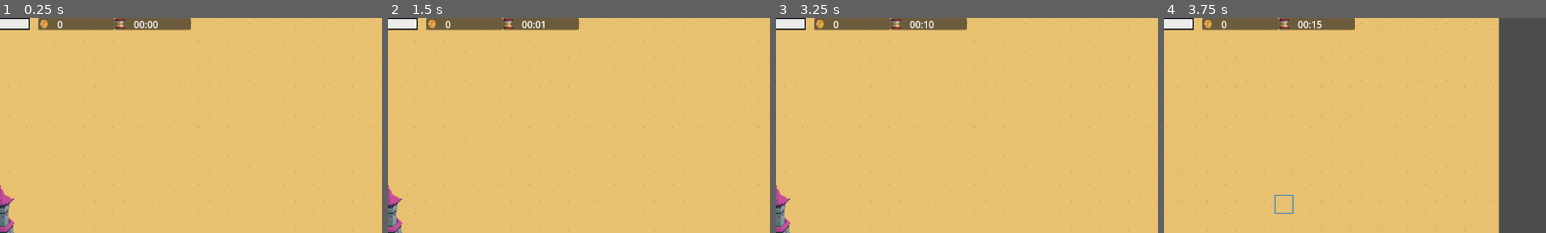
Above: before the commit, frames 1-4 (left to right).
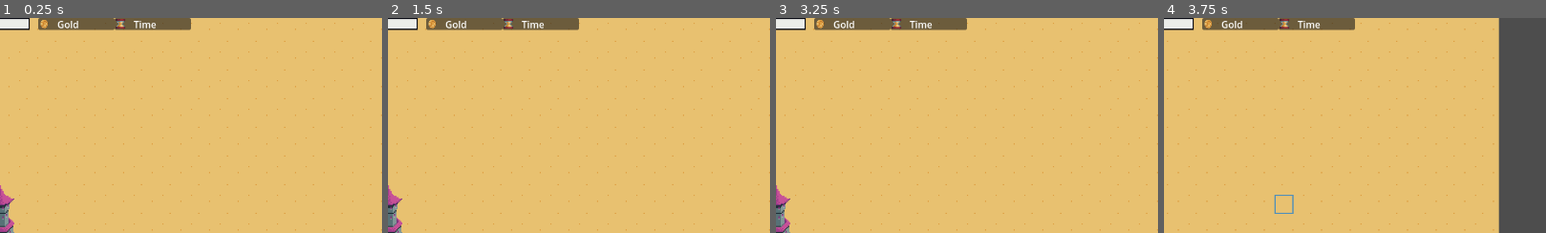
Above: after the commit, the same moments.

Repository: GeorgeColeman/tower-survivors
Game: Godot game, scene res://scenes/game.tscn
Two runs of this game, one before a commit and one after it. Both use one fixed random seed, a clock stepped at 60 frames per second and the inputs below. Sound files missing from this copy of the repository are replaced by a short silence.
Inputs (mouse positions are % of the whole screen's width and height, from its top left):
- Up to frame 1 (0.25 s): no input
- Up to frame 2 (1.5 s): click "x1" at 0.5 s; click "x2" at 1.25 s
- Up to frame 3 (3.25 s): click "x5" at 2 s; click "x10" at 2.75 s
- Up to frame 4 (3.75 s): tap Enter at 3.5 s; move the mouse to (72, 45) at 3.52 s; hold D (right) from 3.53 s (still down); hold Ctrl from 3.53 s (still down); click (72, 45) at 3.67 s
The pictures show only the part of the screen within x 50-100%, y 0-50%; the shares and areas given below are measured in that part.

The runs differ from the first frame. In frame 1, 0.3% of the frame differs, in the area x 15-42%, y 1-5%; in frame 2, 0.3%; in frame 3, 0.3%; in frame 4, 0.3%.
Error after the commit: Invalid assignment of property or key 'text' with value of type 'String' on a base object of type 'Nil'. (res://scripts/control/control_in_game.gd:93)

Commit message:
GUI Improvements

Diff:
--- a/scripts/autoloads/game_utilities.gd
+++ b/scripts/autoloads/game_utilities.gd
@@ -19,20 +19,12 @@
 
 
 func try_enter_build_mode(option: BuildingOption):
-	var check_gold = func() -> bool:
-		var has_enough_gold = _game.player.current_gold >= option.gold_cost
-
-		if !has_enough_gold:
-			print_debug("Not enough gold")
-
-		return has_enough_gold
-
-	if !check_gold.call():
+	if !_game.player.can_afford_building_option(option):
 		return
 
 	option.on_build_confirmed = func(cell: Cell):
-		if !check_gold.call():
-			return
+		if !_game.player.can_afford_building_option(option):
+				return
 
 		# Check cell for existing buildings
 		if _game.entities.get_is_cell_occupied(cell):
@@ -52,7 +44,7 @@
 		if params.spawned_entity is Tower:
 			params.spawned_entity.set_rank(option.rank)
 
-		_game.player.add_gold(-option.gold_cost)
+		_game.player.spend_resources_for_building(option)
 
 	control_mode_build_requested.emit(option)
 
--- a/scripts/control/control_in_game.gd
+++ b/scripts/control/control_in_game.gd
@@ -4,8 +4,9 @@
 @export var entity_info_panel: EntityInfoPanel
 @export var experience_bar: TextureProgressBar
 
-@onready var gold_text: Label = %GoldText
-@onready var time_text: Label = %TimeText
+@export var gold_label: Label
+@export var time_label: Label
+@export var cores_label: Label
 
 @onready var check_box_game_speed_01: CheckBox = %CheckBoxGameSpeed01
 @onready var check_box_game_speed_02: CheckBox = %CheckBoxGameSpeed02
@@ -39,7 +40,7 @@
 	var minutes = (_game.time / 60) as int % 60
 	#var hours = (_game.time as int / 60) / 60
 
-	time_text.text = "%02d:%02d" % [minutes, seconds]
+	time_label.text = "%02d:%02d" % [minutes, seconds]
 
 	#time_text.text = "%.0f" % _game.time
 
@@ -57,12 +58,18 @@
 			_update_gold_text(current_gold)
 	)
 
+	game.player.cores_changed.connect(
+		func(cores: int):
+			_update_cores_text(cores)
+	)
+
 	game.player.experience_component.experience_added.connect(
 		func():
 			_update_experience_bar()
 	)
 
 	_update_gold_text(game.player.current_gold)
+	_update_cores_text(game.player.cores)
 	_update_experience_bar()
 
 
@@ -83,7 +90,11 @@
 
 
 func _update_gold_text(current_gold: int):
-	gold_text.text = str(current_gold)
+	gold_label.text = str(current_gold)
+
+
+func _update_cores_text(cores: int):
+	cores_label.text = str(cores)
 
 
 func _set_game_speed(speed: float):
--- a/scripts/data/passive_perk_data_resolver.gd
+++ b/scripts/data/passive_perk_data_resolver.gd
@@ -43,6 +43,10 @@
 				"multi_shot_chance":
 					_resolve_multi_shot_chance(rank, element[key])
 
+		# Remove the leading new line from rank description
+		if rank.description.length() > 1:
+			rank.description = rank.description.substr(1, rank.description.length())
+
 		ranks.append(rank)
 
 	return ranks
@@ -54,7 +58,8 @@
 
 		return
 
-	rank.description += "\nIncreases the multi shot number of all towers by %s" % variant
+	#rank.description += "\nIncreases the multi shot number of all towers by %s" % variant
+	rank.description += "\nAll towers +%s multi shot" % variant
 
 	rank.apply_to_tower_callbacks.append(
 		func(tower: Tower):
@@ -68,7 +73,8 @@
 
 		return
 
-	rank.description += "\nIncreases the multi shot chance of all towers by %s%%" % (variant * 100)
+	#rank.description += "\nIncreases the multi shot chance of all towers by %s%%" % (variant * 100)
+	rank.description += "\nAll towers +%s%% multi shot chance" % (variant * 100)
 
 	rank.apply_to_tower_callbacks.append(
 		func(tower: Tower):
--- a/scripts/factories/perk_factory.gd
+++ b/scripts/factories/perk_factory.gd
@@ -92,6 +92,21 @@
 	return option
 
 
+static func rank_up_specific_tower(tower: Tower) -> UpgradeOption:
+	var option = UpgradeOption.new(
+		tower.tower_name,
+		"Rank %s" % (tower._rank + 1),
+		"Rank Up Tower",
+		"TODO: tower rank up description",
+		func():
+			tower.add_rank(1)
+	)
+
+	option.texture = tower.main_sprite_2d.texture
+
+	return option
+
+
 static func new_tower(tower: Tower, apply_callback: Callable) -> UpgradeOption:
 	var option = UpgradeOption.new(
 			tower.tower_name,
--- a/scripts/game_rules.gd
+++ b/scripts/game_rules.gd
@@ -3,3 +3,6 @@
 const UPGRADE_EXISTING: bool = true
 const TOWER_PERKS: bool = true
 const WEAPON_PERKS: bool = false
+
+const GOLD_TO_BUILD: bool = false
+const CORES_TO_BUILD: bool = true
--- a/scripts/nodes/game_manager.gd
+++ b/scripts/nodes/game_manager.gd
@@ -2,6 +2,8 @@
 extends Node
 
 @export var starting_gold: int = 50
+@export var starting_cores: int = 1
+
 @export var starting_main_tower: PackedScene
 @export var starting_buildings: Array[PackedScene] = []
 @export var auto_start_game: bool = true
@@ -56,7 +58,7 @@
 	game = Game.new(map, mob_spawner, game_data)
 	GameUtilities.set_game(game)
 
-	game.set_player(Player.new(starting_gold))
+	game.set_player(_create_player())
 
 	camera_2d_controller.position = map.center * GameConstants.PIXEL_SCALE
 	camera_2d_controller.set_limits(
@@ -93,6 +95,10 @@
 	)
 
 
+func _create_player() -> Player:
+	return Player.new(starting_gold, starting_cores)
+
+
 func _generate_map(width: int, height: int) -> Map:
 	var map_generator = MapGenerator.new()
 	var map = map_generator.generate_map(width, height)
--- a/scripts/runtime/player.gd
+++ b/scripts/runtime/player.gd
@@ -2,15 +2,19 @@
 extends RefCounted
 
 signal gold_changed(current_gold: int)
+signal cores_changed(cores: int)
 signal levelled_up()
 
 var current_gold: int
+var cores: int
 var experience_component: ExperienceComponent
 var upgrades: Upgrades
 
 
-func _init(starting_gold: int):
+func _init(starting_gold: int, starting_cores: int):
 	current_gold = starting_gold
+	cores = starting_cores
+
 	experience_component = ExperienceComponent.new()
 	upgrades = Upgrades.new()
 
@@ -24,7 +28,42 @@
 
 func add_gold(amount: int):
 	current_gold += amount
+
 	gold_changed.emit(current_gold)
+
+
+func add_cores(amount: int):
+	cores += amount
+
+	cores_changed.emit(cores)
+
+
+func can_afford_building_option(building_option: BuildingOption) -> bool:
+	if GameRules.GOLD_TO_BUILD:
+		var has_gold = current_gold >= building_option.gold_cost
+
+		if !has_gold:
+			print_debug("Not enough gold")
+
+			return false
+
+	if GameRules.CORES_TO_BUILD:
+		var has_cores = cores >= 1		# TEMP: magic number
+
+		if !has_cores:
+			print_debug("Not enough cores")
+
+			return false
+
+	return true
+
+
+func spend_resources_for_building(building_option: BuildingOption):
+	if GameRules.GOLD_TO_BUILD:
+		add_gold(-building_option.gold_cost)
+
+	if GameRules.CORES_TO_BUILD:
+		add_cores(-1)		# TEMP: magic number
 
 
 func _on_mob_killed(mob: Mob):
--- a/scripts/upgrade_options_generator.gd
+++ b/scripts/upgrade_options_generator.gd
@@ -22,29 +22,7 @@
 
 
 	if GameRules.TOWER_PERKS:
-		for tower in game.game_data.towers:
-			var unpacked_tower = tower.instantiate() as Tower
-
-			# Initialise weapons so we can get weapon info for the description
-			unpacked_tower.init_weapons()
-
-			# Check if the building option already exists
-			var existing_option: BuildingOption = game.building_options.get_building_option(tower)
-
-
-			if existing_option:
-				options.append(PerkFactory.rank_up_tower(unpacked_tower, existing_option))
-
-				continue
-
-			if !unpacked_tower.is_possible_new_tower_upgrade_perk:
-				continue
-
-			options.append(PerkFactory.new_tower(
-				unpacked_tower,
-				func():
-					game.building_options.add_building_option_packed(tower)
-			))
+		options.append_array(_get_tower_options(game))
 
 	return UpgradeOptions.new(
 		Utilities.get_random_unique_elements(
@@ -52,6 +30,38 @@
 			amount
 		)
 	)
+
+
+func _get_tower_options(game: Game) -> Array[UpgradeOption]:
+	var options: Array[UpgradeOption] = []
+
+	# Add main tower rank up option
+	options.append(PerkFactory.rank_up_specific_tower(game.tower))
+
+	for tower in game.game_data.towers:
+		var unpacked_tower = tower.instantiate() as Tower
+
+		# Initialise weapons so we can get weapon info for the description
+		unpacked_tower.init_weapons()
+
+		# Check if the building option already exists
+		var existing_option: BuildingOption = game.building_options.get_building_option(tower)
+
+		if existing_option:
+			options.append(PerkFactory.rank_up_tower(unpacked_tower, existing_option))
+
+			continue
+
+		if !unpacked_tower.is_possible_new_tower_upgrade_perk:
+			continue
+
+		options.append(PerkFactory.new_tower(
+			unpacked_tower,
+			func():
+				game.building_options.add_building_option_packed(tower)
+		))
+
+	return options
 
 
 func _get_passive_options(game: Game) -> Array[UpgradeOption]:
